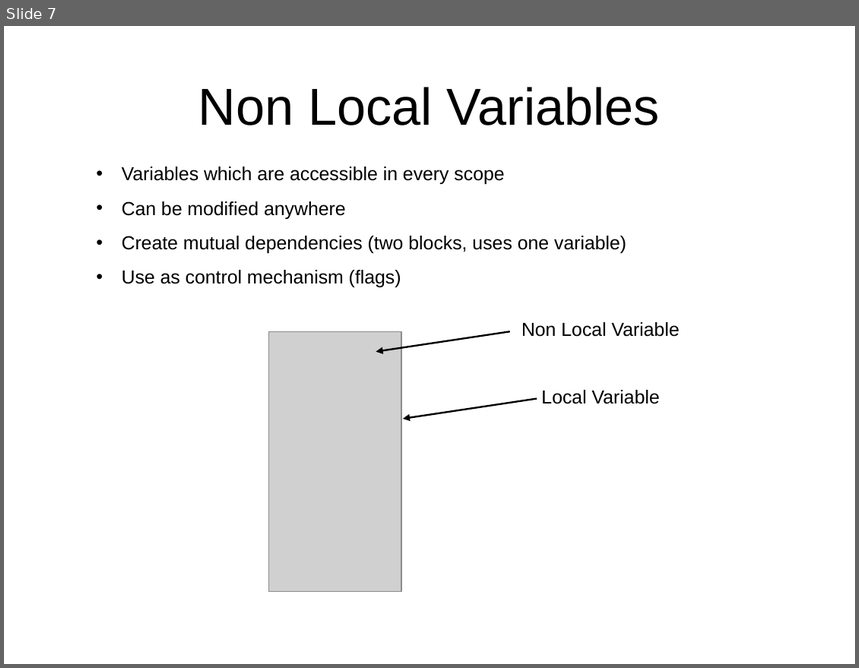
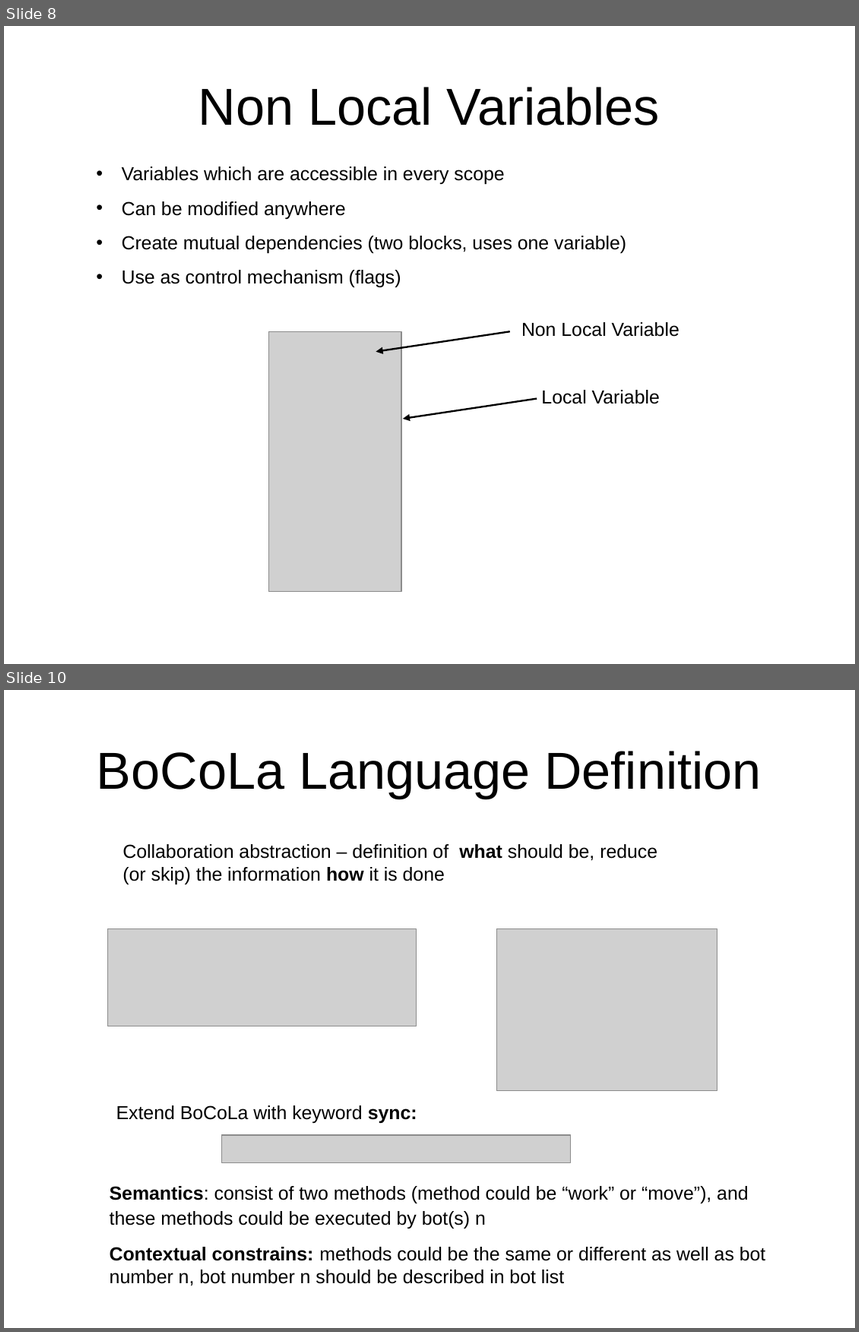
Before and after one commit to isurup/kalle-martin-group, a slide deck: SSE2/slides/2 Translation.ppt. Shown one above the other, each under a label of ours: slide 7 before the commit, slides 8 and 10 after it; the slides between them are not shown. The pictures are 859x668 and 859x1332 pixels, drawn with LibreOffice and Linux fonts; fonts in the diff are those of the drawing; grey boxes stand for pictures. Boxes give left, top, right and bottom in pixels: in the first picture for what was removed or moved away, otherwise in the second. Text is boxed around its words. In the diff, an @@ line names an element or a change of style, - is before the commit and + after.

```diff
--- a/SSE2/slides/2 Translation.ppt
+++ b/SSE2/slides/2 Translation.ppt
@@ slide 10 added at (x1=4, y1=690, x2=855, y2=1328), background #FFFFFF @@
@@ title added at (x1=97, y1=751, x2=761, y2=799), 44 pt, text #000000 @@
+BoCoLa Language Definition
@@ text added at (x1=123, y1=844, x2=658, y2=885), 16 pt, text #000000 @@
+Collaboration abstraction – definition of what should be, reduce (or skip) the information how it is done
@@ picture added at (x1=108, y1=929, x2=416, y2=1027) @@
@@ picture added at (x1=496, y1=929, x2=718, y2=1092) @@
@@ text added at (x1=116, y1=1106, x2=417, y2=1123), 16 pt, text #000000 @@
+Extend BoCoLa with keyword sync:
@@ picture added at (x1=222, y1=1135, x2=571, y2=1163) @@
@@ text added at (x1=110, y1=1186, x2=766, y2=1287), 16 pt, text #000000 @@
+Semantics: consist of two methods (method could be “work” or “move”), and these methods could be executed by bot(s) n
+Contextual constrains: methods could be the same or different as well as bot number n, bot number n should be described in bot list
@@ what was slide 7 is now slide 8 @@
```
Also in this commit, not shown: 11 other slides added, 1 slide removed.
